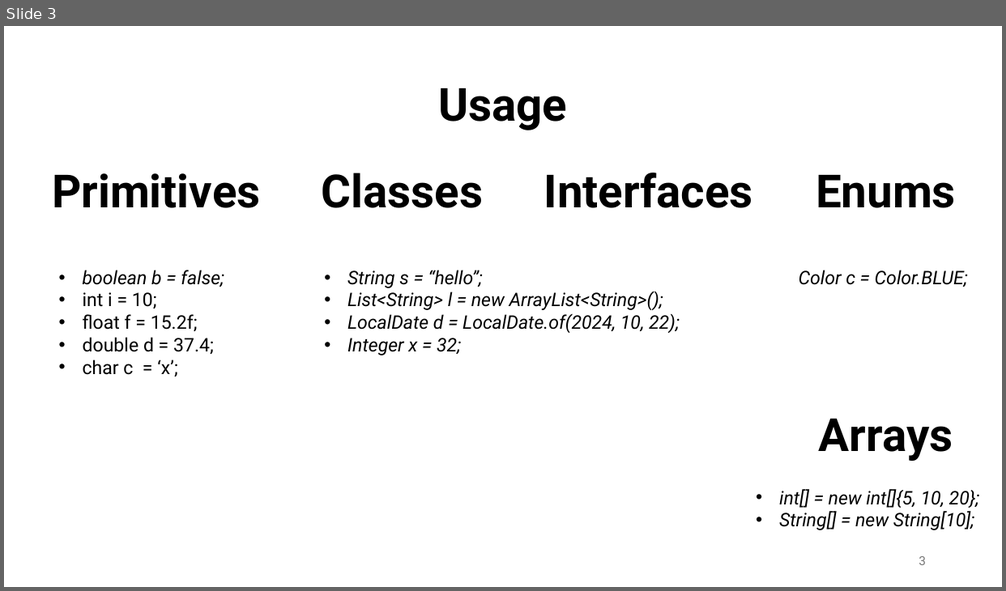
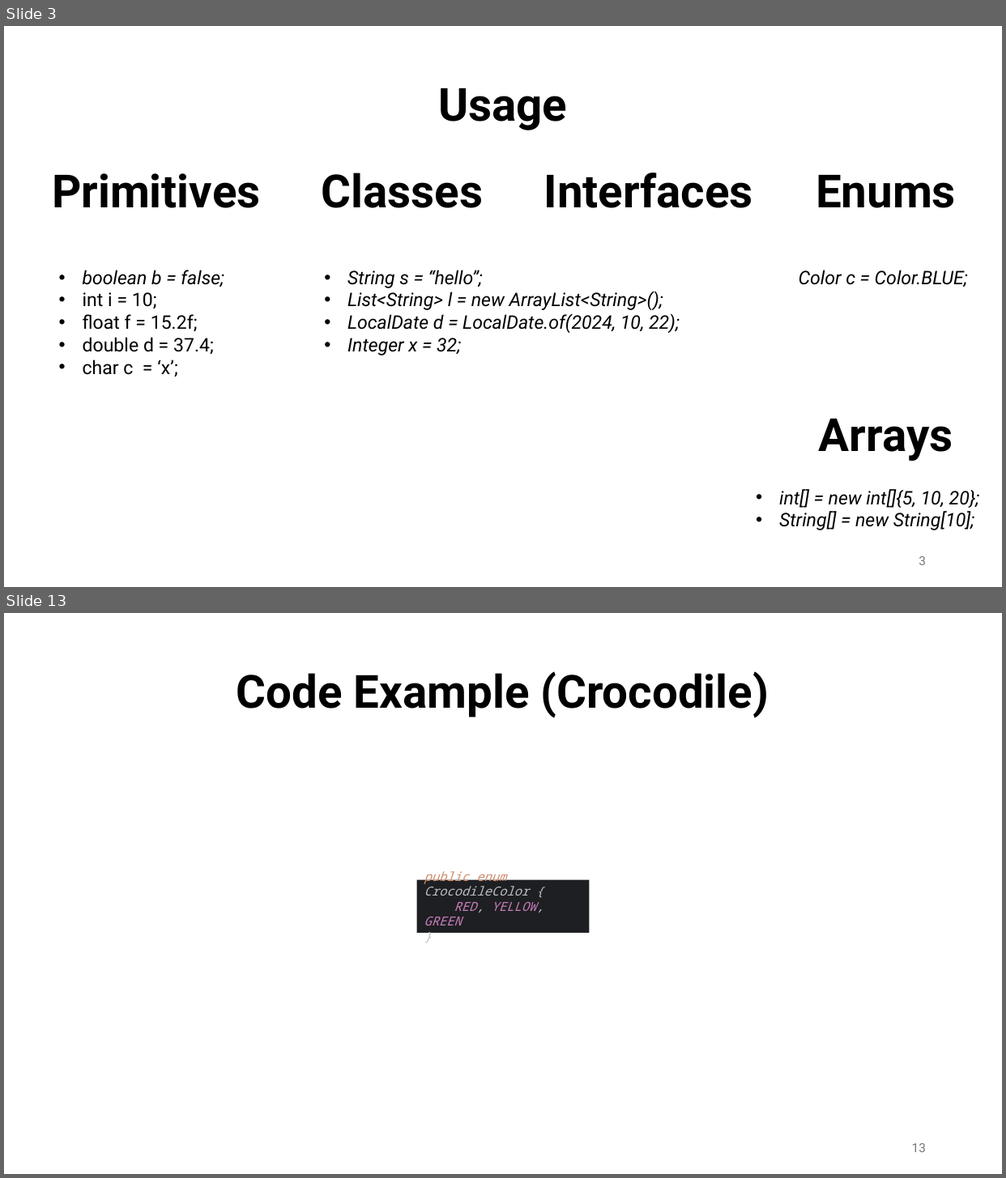
Before and after one commit to aminebag/distributed_systems, a slide deck: java.pptx. Shown one above the other, each under a label of ours: slide 3 before the commit, slides 3 and 13 after it; the slides between them are not shown. The pictures are 1006x591 and 1006x1178 pixels, drawn with LibreOffice and Linux fonts; fonts in the diff are those of the drawing. Boxes give left, top, right and bottom in pixels: in the first picture for what was removed or moved away, otherwise in the second. Text is boxed around its words. In the diff, an @@ line names an element or a change of style, - is before the commit and + after.

```diff
--- a/java.pptx
+++ b/java.pptx
@@ slide 13 added at bbox=[4, 613, 1002, 1174], background #FFFFFF @@
@@ text added at bbox=[236, 671, 769, 718], 44 pt, text #000000, bold @@
+Code Example (Crocodile)
@@ rectangle added at bbox=[416, 880, 589, 934], fill #1E1F22, 12 pt, text #BCBEC4, italic @@
+public enum CrocodileColor {
+RED, YELLOW, GREEN
+}
@@ page number added at bbox=[912, 1144, 926, 1152], 12 pt, text #797979 @@
+13
```
Also in this commit, not shown: 6 slides changed, 6 other slides added, 1 slide removed, 1 other file.
